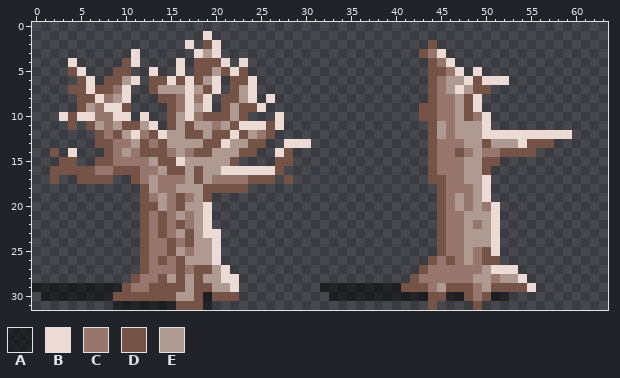
Pixel-art sprite, stored at sprites/game/entity/tree.png. The first picture shows the starting point.
The file is 64x32 pixels.
Palette (. is transparent): A #00000080  B #ecdad5  C #97776d  D #765347  E #af9a92
After:
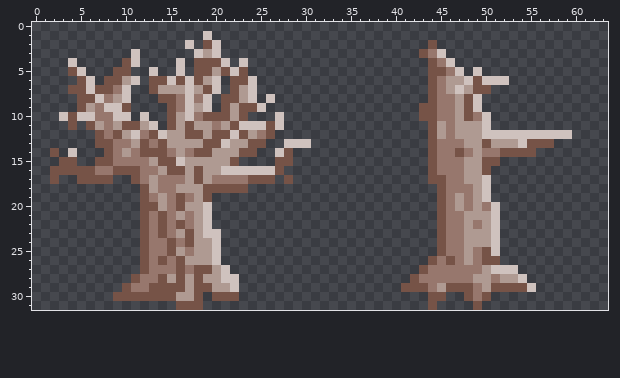
Diff:
{"colour":"B","old":"#ecdad5","new":"#cfc2be"}
{"y":29,"x":0,"old":"AAAAAAAAAA","new":".........."}
{"y":29,"x":32,"old":"AAAAAAAAA","new":"........."}
{"y":30,"x":1,"old":"AAAAAAAA","new":"........"}
{"y":30,"x":19,"old":"A","new":"."}
{"y":30,"x":33,"old":"AAAAAAAAAAA","new":"..........."}
{"y":30,"x":46,"old":"AA","new":".."}
{"y":30,"x":51,"old":"AA","new":".."}
{"y":31,"x":9,"old":"AAAAAAA","new":"......."}
{"y":31,"x":19,"old":"A","new":"."}
{"label":"changed","picture_box":[32,31,311,310]}
{"label":"changed","picture_box":[320,49,572,301]}
